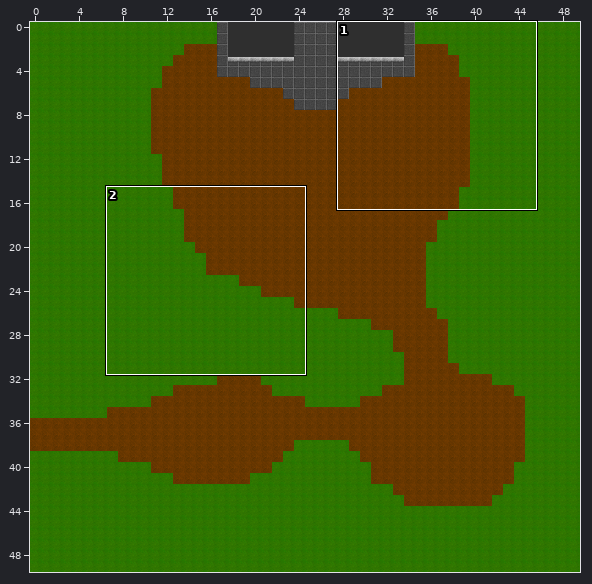
Two states of a Tiled map, maps/woods.tmx. Above: a wide view before the commit, with the close-up outlined.
Close-up. As it was:
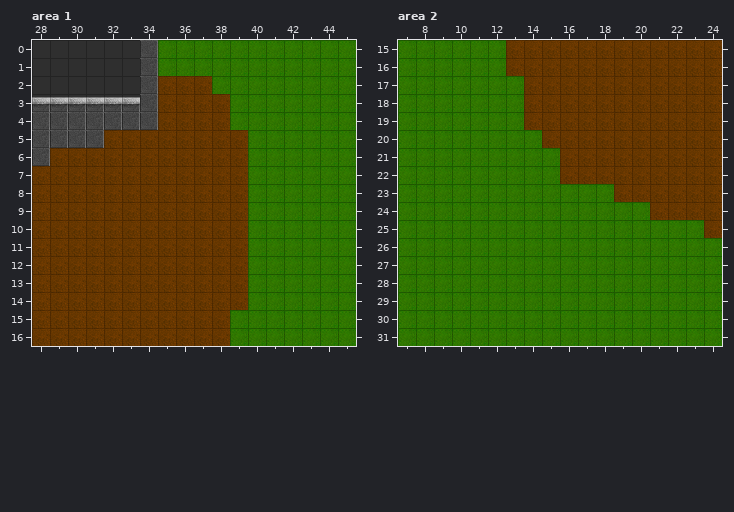
Cells are 32x32 px. Shown: area 1 x 28..45, y 0..16; area 2 x 7..24, y 15..31. The commit also changed other parts of the map, which this record leaves out.
After:
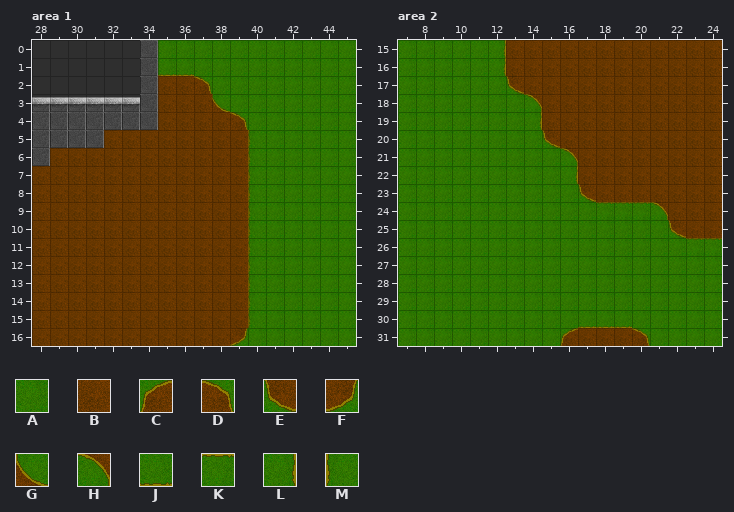
Key: from "tiles": A 0, B 1, C 2, D 3, E 4, F 5, G 7, H 8, J 10, K 11, L 12, M 13.
_ is an empty cell.
Edits made:
Layer "Tile Layer 1", area 1:
y 1: x 35..36 AA -> JJ
y 2: x 37 B -> D
y 3: x 38 B -> G
y 4: x 39 A -> D
y 5..14: x 40 A -> M
y 15: x 39..40 AA -> BM
y 16: x 39 A -> F
Layer "Tile Layer 1", area 2:
y 15..16: x 12 A -> L
y 17: x 13 A -> E
y 18: x 14 B -> H
y 19: x 14 B -> L
y 20: x 15 B -> E
y 21: x 16 B -> H
y 22: x 16 B -> L
y 23: x 17..18 AA -> EB
y 24: x 18..21 AAAB -> KKKH
y 25: x 22..23 AA -> EB
y 26: x 23..24 AA -> KK
y 30: x 17..19 AAA -> JJJ
y 31: x 16..20 AAAAA -> CBBBD
Boxes around the changes in both close-ups, in picture pixels (x1, y1, x2, y2):
changed: (158, 74, 266, 346)
changed: (504, 40, 722, 256)
changed: (560, 326, 650, 346)
